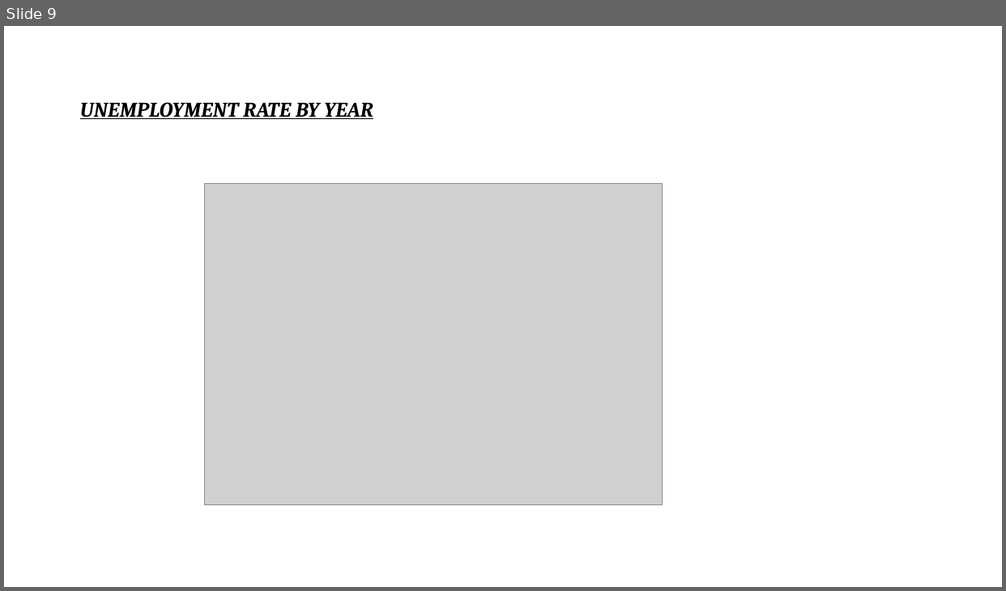
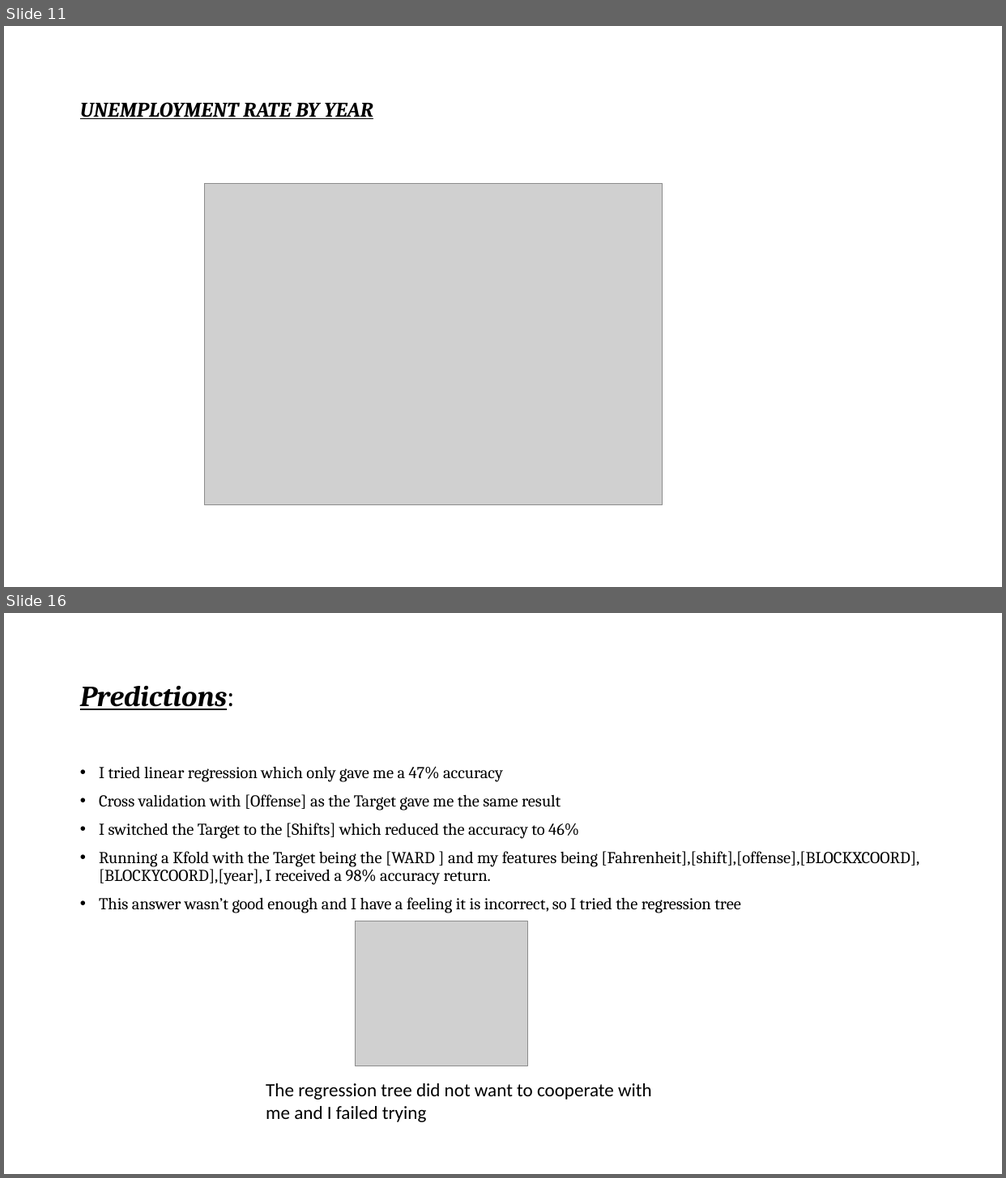
Before and after one commit to Yhuelcher/Crime-Project, a slide deck: Crime Prediction Project.pptx. Shown one above the other, each under a label of ours: slide 9 before the commit, slides 11 and 16 after it; the slides between them are not shown. The pictures are 1006x591 and 1006x1178 pixels, drawn with LibreOffice and Linux fonts; fonts in the diff are those of the drawing; grey boxes stand for pictures. Boxes give left, top, right and bottom in pixels: in the first picture for what was removed or moved away, otherwise in the second. Text is boxed around its words. In the diff, an @@ line names an element or a change of style, - is before the commit and + after.

```diff
--- a/Crime Prediction Project.pptx
+++ b/Crime Prediction Project.pptx
@@ slide 16 added at [4, 613, 1002, 1174], background #FFFFFF @@
@@ title added at [80, 686, 235, 710], 28 pt, text #000000, bold, italic, underline @@
+Predictions:
@@ text added at [99, 766, 919, 914], 16 pt, text #000000 @@
+• I tried linear regression which only gave me a 47% accuracy
+• Cross validation with [Offense] as the Target gave me the same result
+• I switched the Target to the [Shifts] which reduced the accuracy to 46%
+• Running a Kfold with the Target being the [WARD ] and my features being [Fahrenheit],[shift],[offense],[BLOCKXCOORD],[BLOCKYCOORD],[year], I received a 98% accuracy return.
+• This answer wasn’t good enough and I have a feeling it is incorrect, so I tried the regression tree
@@ picture added at [355, 922, 528, 1067] @@
@@ text added at [266, 1084, 652, 1122], 18 pt, text #000000 @@
+The regression tree did not want to cooperate with me and I failed trying
@@ what was slide 9 is now slide 11 @@
```
Also in this commit, not shown: 6 slides changed, 5 other slides added, 1 slide removed, 1 other file.
